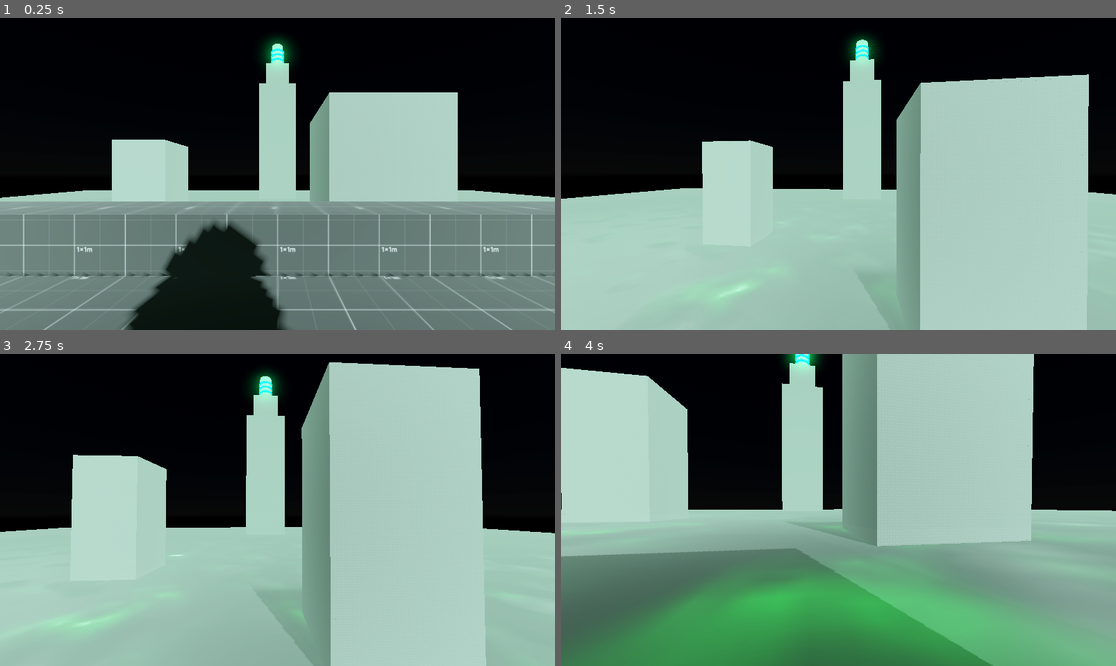
Above: before the commit, frames 1-4 (two rows, left to right).
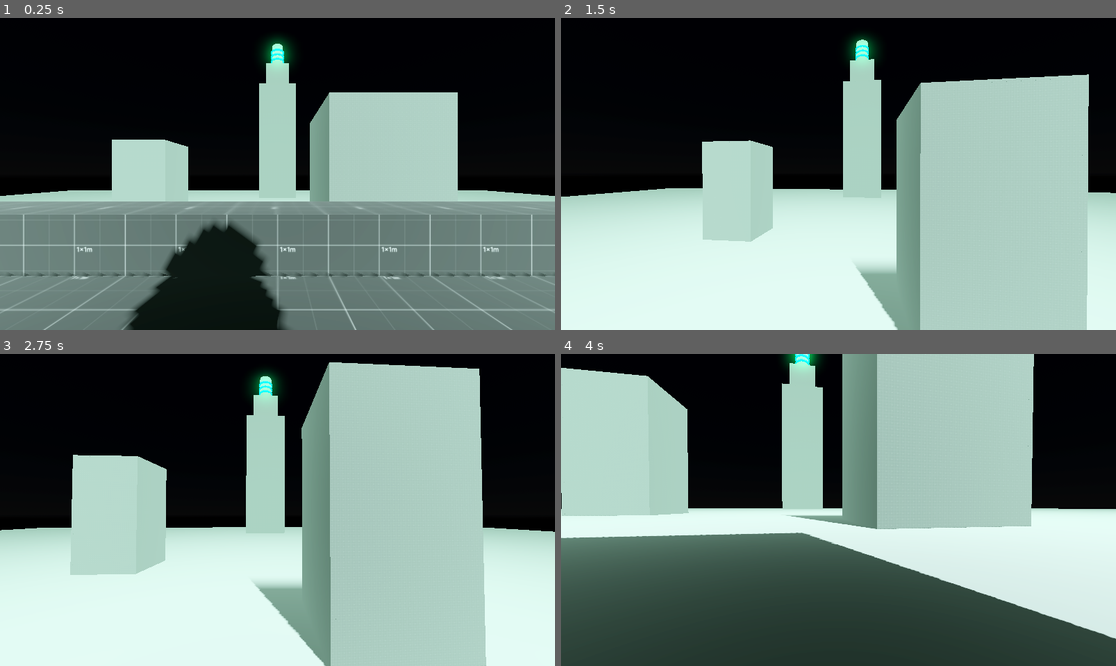
Above: after the commit, the same moments.

Repository: RuffledPlume/GWF-78
Game: Godot game, scene res://Levels/Sandbox.tscn
Same seed, same stepped clock (60 frames per second), same inputs: the game is played once before the commit and once after it.
Inputs (mouse positions are in pixels of both pictures, inside the frame that each line leads up to):
- Up to frame 1 (0.25 s): no input
- Up to frame 2 (1.5 s): tap Enter at 0.5 s; move the mouse to (866, 174) at 0.52 s; hold W (Forward) from 0.53 s (still down); tap Space (Jump) at 0.77 s; move the mouse to (810, 174) at 1.27 s
- Up to frame 3 (2.75 s): keep holding W (Forward); tap Space (Jump) at 1.52 s; move the mouse to (288, 503) at 2.02 s
- Up to frame 4 (4 s): keep holding W (Forward); move the mouse to (832, 516) at 2.77 s; tap Space (Jump) at 3.02, 3.77 s; move the mouse to (877, 513) at 3.52 s

The runs differ from the first frame. In frame 1, 0.3% of the frame differs, in the area x 0-100%, y 55-59%; in frame 2, 25%; in frame 3, 25%; in frame 4, 48%, in the area x 0-100%, y 49-100%.

Commit message:
Reorganisation into new folders: Scripts, Prefabs & Shaders

Diff:
--- a/CloudPath.tres
+++ /dev/null
@@ -1,91 +0,0 @@
-[gd_resource type="VisualShader" load_steps=10 format=3 uid="uid://ly8w1k6cebeq"]
-
-[sub_resource type="FastNoiseLite" id="FastNoiseLite_3rclh"]
-noise_type = 0
-seed = 2
-frequency = 0.0189
-fractal_lacunarity = 3.0
-fractal_weighted_strength = 1.0
-domain_warp_fractal_type = 2
-
-[sub_resource type="NoiseTexture2D" id="NoiseTexture2D_ps6e4"]
-invert = true
-in_3d_space = true
-seamless = true
-seamless_blend_skirt = 1.0
-noise = SubResource("FastNoiseLite_3rclh")
-
-[sub_resource type="VisualShaderNodeTexture" id="VisualShaderNodeTexture_o8vfh"]
-texture = SubResource("NoiseTexture2D_ps6e4")
-
-[sub_resource type="VisualShaderNodeUVFunc" id="VisualShaderNodeUVFunc_knkjn"]
-default_input_values = [1, Vector2(0, 0.01), 2, Vector2(0, 0)]
-
-[sub_resource type="VisualShaderNodeInput" id="VisualShaderNodeInput_0cvei"]
-input_name = "time"
-
-[sub_resource type="Gradient" id="Gradient_2j0ks"]
-colors = PackedColorArray(0, 0, 0, 0, 0.0431373, 1, 0, 1)
-
-[sub_resource type="GradientTexture1D" id="GradientTexture1D_eiek5"]
-gradient = SubResource("Gradient_2j0ks")
-
-[sub_resource type="VisualShaderNodeTexture" id="VisualShaderNodeTexture_ovesr"]
-texture = SubResource("GradientTexture1D_eiek5")
-
-[sub_resource type="VisualShaderNodeSmoothStep" id="VisualShaderNodeSmoothStep_ofoa3"]
-default_input_values = [0, 0.0, 1, 2.0, 2, 0.5]
-
-[resource]
-code = "shader_type spatial;
-render_mode blend_mix, depth_draw_opaque, cull_back, diffuse_lambert, specular_schlick_ggx;
-
-uniform sampler2D tex_frg_2;
-uniform sampler2D tex_frg_5;
-
-
-
-void fragment() {
-// Input:4
-	float n_out4p0 = TIME;
-
-
-// UVFunc:3
-	vec2 n_in3p1 = vec2(0.00000, 0.01000);
-	vec2 n_out3p0 = vec2(n_out4p0) * n_in3p1 + UV;
-
-
-// Texture2D:2
-	vec4 n_out2p0 = texture(tex_frg_2, n_out3p0);
-
-
-// SmoothStep:6
-	float n_in6p0 = 0.00000;
-	float n_in6p1 = 2.00000;
-	float n_out6p0 = smoothstep(n_in6p0, n_in6p1, n_out2p0.x);
-
-
-// Texture2D:5
-	vec4 n_out5p0 = texture(tex_frg_5, vec2(n_out6p0));
-
-
-// Output:0
-	ALBEDO = vec3(n_out2p0.xyz);
-	ALPHA = n_out5p0.x;
-
-
-}
-"
-graph_offset = Vector2(-348.165, 13.4502)
-nodes/fragment/0/position = Vector2(500, 140)
-nodes/fragment/2/node = SubResource("VisualShaderNodeTexture_o8vfh")
-nodes/fragment/2/position = Vector2(-340, 140)
-nodes/fragment/3/node = SubResource("VisualShaderNodeUVFunc_knkjn")
-nodes/fragment/3/position = Vector2(-680, 220)
-nodes/fragment/4/node = SubResource("VisualShaderNodeInput_0cvei")
-nodes/fragment/4/position = Vector2(-1060, 300)
-nodes/fragment/5/node = SubResource("VisualShaderNodeTexture_ovesr")
-nodes/fragment/5/position = Vector2(160, 180)
-nodes/fragment/6/node = SubResource("VisualShaderNodeSmoothStep_ofoa3")
-nodes/fragment/6/position = Vector2(-80, 240)
-nodes/fragment/connections = PackedInt32Array(3, 0, 2, 0, 4, 0, 3, 2, 2, 0, 6, 2, 6, 0, 5, 0, 5, 0, 0, 1, 2, 0, 0, 0)
--- a/Levels/Sandbox.tscn
+++ b/Levels/Sandbox.tscn
@@ -1,10 +1,11 @@
-[gd_scene load_steps=18 format=3 uid="uid://datu3rc6g2iod"]
+[gd_scene load_steps=20 format=3 uid="uid://datu3rc6g2iod"]
 
 [ext_resource type="Texture2D" uid="uid://dt48n212okjo6" path="res://Materials/prototype-texture-with-size.png" id="1_chle4"]
-[ext_resource type="PackedScene" uid="uid://dikcrsr171oyg" path="res://Player/Player.tscn" id="2_k8lnm"]
-[ext_resource type="PackedScene" uid="uid://co51g5vsdgrm0" path="res://FogBarrier.tscn" id="2_pdfes"]
-[ext_resource type="Shader" uid="uid://b8m5vepjk5yr5" path="res://FogBarrier.tres" id="3_cvv1y"]
-[ext_resource type="PackedScene" uid="uid://cqldusysobkbt" path="res://cloud_barrier.tscn" id="5_5sm1n"]
+[ext_resource type="PackedScene" uid="uid://dikcrsr171oyg" path="res://Prefabs/Player.tscn" id="2_k8lnm"]
+[ext_resource type="PackedScene" uid="uid://co51g5vsdgrm0" path="res://Prefabs/FogBarrier.tscn" id="2_pdfes"]
+[ext_resource type="Shader" uid="uid://b8m5vepjk5yr5" path="res://Shader/FogBarrier.tres" id="3_cvv1y"]
+[ext_resource type="PackedScene" uid="uid://cqldusysobkbt" path="res://Prefabs/cloud_barrier.tscn" id="5_5sm1n"]
+[ext_resource type="Shader" uid="uid://ly8w1k6cebeq" path="res://Shader/CloudPath.tres" id="6_2rskb"]
 
 [sub_resource type="ProceduralSkyMaterial" id="ProceduralSkyMaterial_dl0db"]
 sky_horizon_color = Color(0.64625, 0.65575, 0.67075, 1)
@@ -70,6 +71,10 @@
 render_priority = 0
 shader = ExtResource("3_cvv1y")
 
+[sub_resource type="ShaderMaterial" id="ShaderMaterial_g75bd"]
+render_priority = 0
+shader = ExtResource("6_2rskb")
+
 [node name="Sandbox" type="Node3D"]
 
 [node name="WorldEnvironment" type="WorldEnvironment" parent="."]
@@ -404,5 +409,8 @@
 
 [node name="CloudBarrier" parent="." instance=ExtResource("5_5sm1n")]
 transform = Transform3D(1, 0, 0, 0, 1, 0, 0, 0, 1, 0, 11.841, 0)
+material_override = null
+instance_shader_parameters/DisplacementStrength = 50.0
+surface_material_override/0 = SubResource("ShaderMaterial_g75bd")
 
 [editable path="Player"]
--- a/FogBarrier.tscn
+++ b/Prefabs/FogBarrier.tscn
@@ -1,6 +1,6 @@
 [gd_scene load_steps=4 format=3 uid="uid://co51g5vsdgrm0"]
 
-[ext_resource type="Shader" uid="uid://b8m5vepjk5yr5" path="res://FogBarrier.tres" id="1_mlnvh"]
+[ext_resource type="Shader" uid="uid://b8m5vepjk5yr5" path="res://Shader/FogBarrier.tres" id="1_mlnvh"]
 
 [sub_resource type="ShaderMaterial" id="ShaderMaterial_lnbvd"]
 resource_local_to_scene = true
--- a/Player/Player.tscn
+++ b/Prefabs/Player.tscn
@@ -1,7 +1,7 @@
 [gd_scene load_steps=5 format=3 uid="uid://dikcrsr171oyg"]
 
-[ext_resource type="Script" path="res://Player/Player.gd" id="1_uuae0"]
-[ext_resource type="Script" path="res://Player/camera_3d.gd" id="2_1ye7i"]
+[ext_resource type="Script" path="res://Scripts/Player.gd" id="1_uuae0"]
+[ext_resource type="Script" path="res://Scripts/camera_3d.gd" id="2_1ye7i"]
 
 [sub_resource type="CapsuleShape3D" id="CapsuleShape3D_esqpa"]
 
--- a/cloud_barrier.tscn
+++ b/Prefabs/cloud_barrier.tscn
@@ -1,6 +1,6 @@
 [gd_scene load_steps=4 format=3 uid="uid://cqldusysobkbt"]
 
-[ext_resource type="Shader" uid="uid://ly8w1k6cebeq" path="res://CloudPath.tres" id="1_fsb5v"]
+[ext_resource type="Shader" uid="uid://ly8w1k6cebeq" path="res://Shader/CloudPath.tres" id="1_fsb5v"]
 
 [sub_resource type="ShaderMaterial" id="ShaderMaterial_a7cfd"]
 render_priority = 0
@@ -8,6 +8,8 @@
 
 [sub_resource type="PlaneMesh" id="PlaneMesh_3n56y"]
 size = Vector2(1000, 1000)
+subdivide_width = 100
+subdivide_depth = 100
 
 [node name="CloudBarrier" type="MeshInstance3D"]
 transform = Transform3D(1, 0, 0, 0, 1, 0, 0, 0, 1, 0, 10, 0)
--- /dev/null
+++ b/Shader/CloudPath.tres
@@ -0,0 +1,176 @@
+[gd_resource type="VisualShader" load_steps=18 format=3 uid="uid://ly8w1k6cebeq"]
+
+[sub_resource type="FastNoiseLite" id="FastNoiseLite_3rclh"]
+noise_type = 0
+seed = 2
+frequency = 0.0189
+fractal_lacunarity = 3.0
+fractal_weighted_strength = 1.0
+domain_warp_fractal_type = 2
+
+[sub_resource type="NoiseTexture2D" id="NoiseTexture2D_ps6e4"]
+invert = true
+in_3d_space = true
+seamless = true
+seamless_blend_skirt = 1.0
+noise = SubResource("FastNoiseLite_3rclh")
+
+[sub_resource type="VisualShaderNodeTexture" id="VisualShaderNodeTexture_o8vfh"]
+texture = SubResource("NoiseTexture2D_ps6e4")
+
+[sub_resource type="VisualShaderNodeUVFunc" id="VisualShaderNodeUVFunc_knkjn"]
+default_input_values = [1, Vector2(0, 0.01), 2, Vector2(0, 0)]
+
+[sub_resource type="VisualShaderNodeInput" id="VisualShaderNodeInput_0cvei"]
+input_name = "time"
+
+[sub_resource type="Gradient" id="Gradient_2j0ks"]
+colors = PackedColorArray(0, 0, 0, 0, 0.0431373, 1, 0, 1)
+
+[sub_resource type="GradientTexture1D" id="GradientTexture1D_eiek5"]
+gradient = SubResource("Gradient_2j0ks")
+
+[sub_resource type="VisualShaderNodeTexture" id="VisualShaderNodeTexture_ovesr"]
+texture = SubResource("GradientTexture1D_eiek5")
+
+[sub_resource type="VisualShaderNodeSmoothStep" id="VisualShaderNodeSmoothStep_ofoa3"]
+default_input_values = [0, 0.0, 1, 2.0, 2, 0.5]
+
+[sub_resource type="VisualShaderNodeTexture" id="VisualShaderNodeTexture_lwny3"]
+texture = SubResource("NoiseTexture2D_ps6e4")
+
+[sub_resource type="VisualShaderNodeUVFunc" id="VisualShaderNodeUVFunc_51ueq"]
+default_input_values = [1, Vector2(0, 0.01), 2, Vector2(0, 0)]
+
+[sub_resource type="VisualShaderNodeInput" id="VisualShaderNodeInput_t5ej8"]
+input_name = "time"
+
+[sub_resource type="VisualShaderNodeFloatParameter" id="VisualShaderNodeFloatParameter_bekmr"]
+parameter_name = "DisplacementStrength"
+qualifier = 2
+
+[sub_resource type="VisualShaderNodeFloatOp" id="VisualShaderNodeFloatOp_rs38k"]
+operator = 2
+
+[sub_resource type="VisualShaderNodeInput" id="VisualShaderNodeInput_qaxdg"]
+input_name = "vertex"
+
+[sub_resource type="VisualShaderNodeVectorOp" id="VisualShaderNodeVectorOp_nvijb"]
+default_input_values = [0, Vector3(0, 0, 0), 1, Vector3(0, 1, 0)]
+operator = 2
+
+[sub_resource type="VisualShaderNodeVectorOp" id="VisualShaderNodeVectorOp_vuhki"]
+
+[resource]
+code = "shader_type spatial;
+render_mode blend_mix, depth_draw_opaque, cull_back, diffuse_lambert, specular_schlick_ggx;
+
+instance uniform float DisplacementStrength;
+uniform sampler2D tex_vtx_2;
+uniform sampler2D tex_frg_2;
+uniform sampler2D tex_frg_5;
+
+
+
+void vertex() {
+// Input:7
+	vec3 n_out7p0 = VERTEX;
+
+
+// FloatParameter:5
+	float n_out5p0 = DisplacementStrength;
+
+
+// Input:4
+	float n_out4p0 = TIME;
+
+
+// UVFunc:3
+	vec2 n_in3p1 = vec2(0.00000, 0.01000);
+	vec2 n_out3p0 = vec2(n_out4p0) * n_in3p1 + UV;
+
+
+// Texture2D:2
+	vec4 n_out2p0 = texture(tex_vtx_2, n_out3p0);
+
+
+// FloatOp:6
+	float n_out6p0 = n_out5p0 * n_out2p0.x;
+
+
+// VectorOp:8
+	vec3 n_in8p1 = vec3(0.00000, 1.00000, 0.00000);
+	vec3 n_out8p0 = vec3(n_out6p0) * n_in8p1;
+
+
+// VectorOp:9
+	vec3 n_out9p0 = n_out7p0 + n_out8p0;
+
+
+// Output:0
+	VERTEX = n_out9p0;
+
+
+}
+
+void fragment() {
+// Input:4
+	float n_out4p0 = TIME;
+
+
+// UVFunc:3
+	vec2 n_in3p1 = vec2(0.00000, 0.01000);
+	vec2 n_out3p0 = vec2(n_out4p0) * n_in3p1 + UV;
+
+
+// Texture2D:2
+	vec4 n_out2p0 = texture(tex_frg_2, n_out3p0);
+
+
+// SmoothStep:6
+	float n_in6p0 = 0.00000;
+	float n_in6p1 = 2.00000;
+	float n_out6p0 = smoothstep(n_in6p0, n_in6p1, n_out2p0.x);
+
+
+// Texture2D:5
+	vec4 n_out5p0 = texture(tex_frg_5, vec2(n_out6p0));
+
+
+// Output:0
+	ALBEDO = vec3(n_out2p0.xyz);
+	ALPHA = n_out5p0.x;
+
+
+}
+"
+graph_offset = Vector2(-348.165, 13.4502)
+nodes/vertex/2/node = SubResource("VisualShaderNodeTexture_lwny3")
+nodes/vertex/2/position = Vector2(16.8674, 222.211)
+nodes/vertex/3/node = SubResource("VisualShaderNodeUVFunc_51ueq")
+nodes/vertex/3/position = Vector2(-323.133, 302.211)
+nodes/vertex/4/node = SubResource("VisualShaderNodeInput_t5ej8")
+nodes/vertex/4/position = Vector2(-703.133, 382.211)
+nodes/vertex/5/node = SubResource("VisualShaderNodeFloatParameter_bekmr")
+nodes/vertex/5/position = Vector2(-320, 20)
+nodes/vertex/6/node = SubResource("VisualShaderNodeFloatOp_rs38k")
+nodes/vertex/6/position = Vector2(236.534, 131.211)
+nodes/vertex/7/node = SubResource("VisualShaderNodeInput_qaxdg")
+nodes/vertex/7/position = Vector2(320, -120)
+nodes/vertex/8/node = SubResource("VisualShaderNodeVectorOp_nvijb")
+nodes/vertex/8/position = Vector2(480, 20)
+nodes/vertex/9/node = SubResource("VisualShaderNodeVectorOp_vuhki")
+nodes/vertex/9/position = Vector2(726.657, -2.78949)
+nodes/vertex/connections = PackedInt32Array(3, 0, 2, 0, 4, 0, 3, 2, 5, 0, 6, 0, 2, 0, 6, 1, 6, 0, 8, 0, 7, 0, 9, 0, 8, 0, 9, 1, 9, 0, 0, 0)
+nodes/fragment/0/position = Vector2(500, 140)
+nodes/fragment/2/node = SubResource("VisualShaderNodeTexture_o8vfh")
+nodes/fragment/2/position = Vector2(-340, 140)
+nodes/fragment/3/node = SubResource("VisualShaderNodeUVFunc_knkjn")
+nodes/fragment/3/position = Vector2(-680, 220)
+nodes/fragment/4/node = SubResource("VisualShaderNodeInput_0cvei")
+nodes/fragment/4/position = Vector2(-1060, 300)
+nodes/fragment/5/node = SubResource("VisualShaderNodeTexture_ovesr")
+nodes/fragment/5/position = Vector2(160, 180)
+nodes/fragment/6/node = SubResource("VisualShaderNodeSmoothStep_ofoa3")
+nodes/fragment/6/position = Vector2(-80, 240)
+nodes/fragment/connections = PackedInt32Array(3, 0, 2, 0, 4, 0, 3, 2, 2, 0, 6, 2, 6, 0, 5, 0, 5, 0, 0, 1, 2, 0, 0, 0)
Renamed: Player/Player.gd -> Scripts/Player.gd
Renamed: Player/camera_3d.gd -> Scripts/camera_3d.gd
Renamed: FogBarrier.tres -> Shader/FogBarrier.tres
